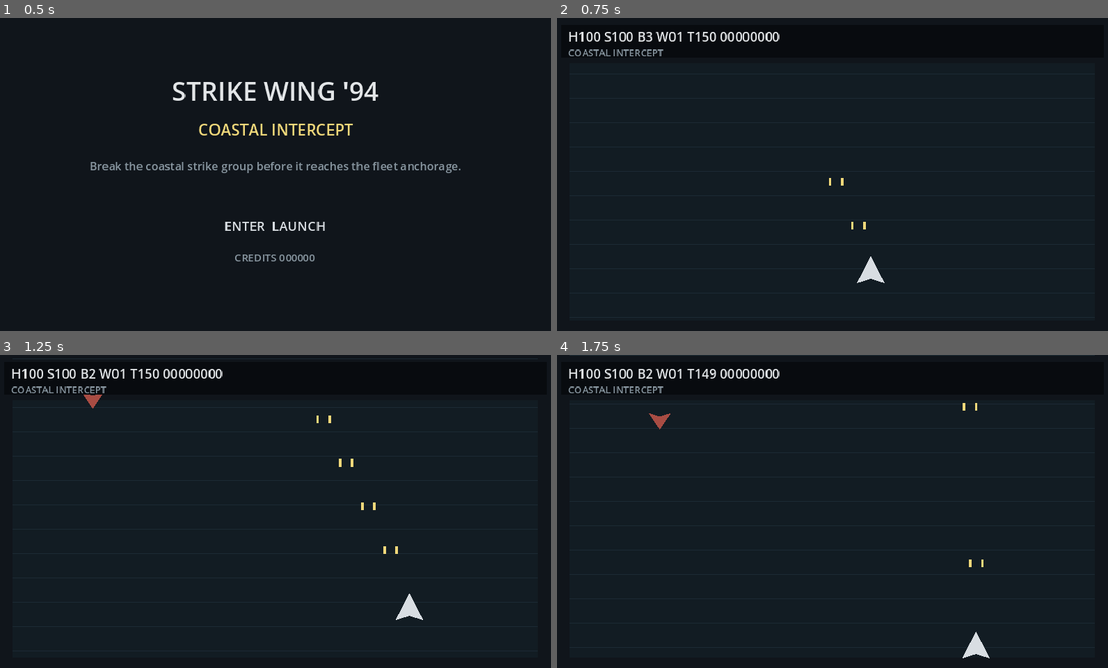
Above: before the commit, frames 1-4 (two rows, left to right).
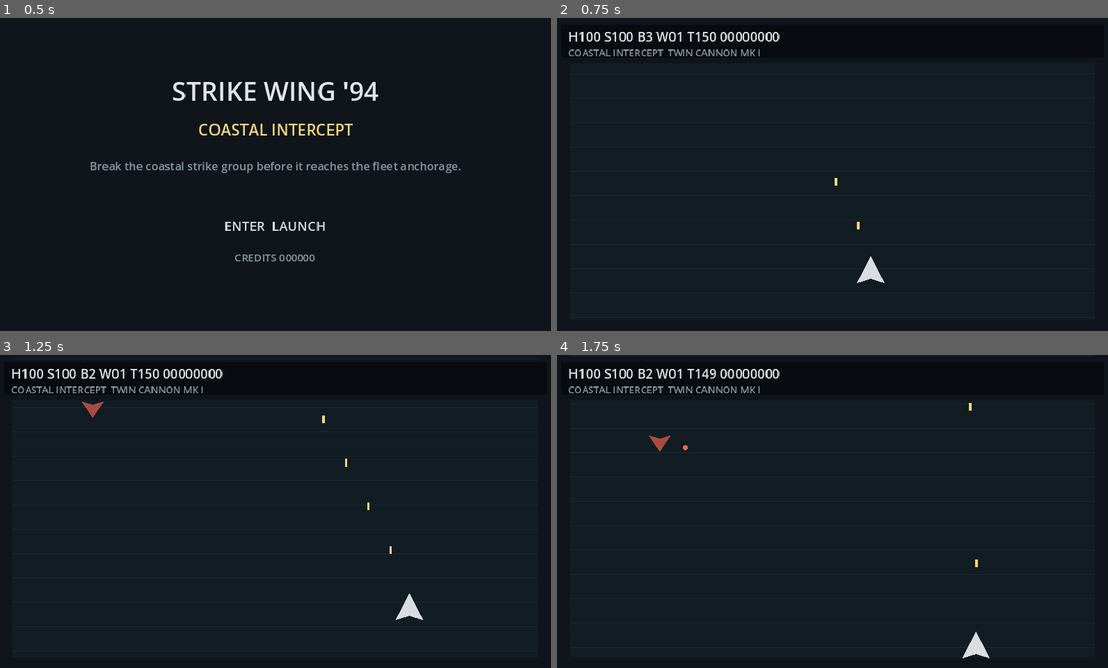
Above: after the commit, the same moments.

Repository: EVAVO-STUDIO/godot-462-strike-wing-94
Game: Godot game, scene res://scenes/main.tscn
Two runs of this game, one before a commit and one after it. Both use one fixed random seed, a clock stepped at 60 frames per second and the inputs below.
Inputs:
- Up to frame 1 (0.5 s): no input
- Up to frame 2 (0.75 s): tap Enter (confirm) at 0.5 s; hold D (move_right) from 0.53 s (still down); hold Space (fire_primary) from 0.53 s (still down)
- Up to frame 3 (1.25 s): keep holding D (move_right); keep holding Space (fire_primary); tap X (fire_secondary) at 0.8 s
- Up to frame 4 (1.75 s): release D (move_right) at 1.28 s; release Space (fire_primary) at 1.28 s; hold S (move_down) from 1.28 s (still down); tap X (fire_secondary) at 1.35 s; tap Space (fire_primary) at 1.55 s

Frame 1 is identical in both runs. In frame 2, 0.3% of the frame differs, in the area x 20-57%, y 10-68%; in frame 3, 0.5%, in the area x 14-73%, y 10-64%; in frame 4, 0.4%.

Commit message:
feat: deepen strike wing combat with enemy fire pickups and bosses

Diff:
--- a/scripts/main.gd
+++ b/scripts/main.gd
@@ -2,9 +2,8 @@
 
 const ContentCatalog = preload("res://scripts/content_catalog.gd")
 const CombatRules = preload("res://scripts/combat_rules.gd")
+const ProjectileRules = preload("res://scripts/projectile_rules.gd")
 const PLAYER_SPEED := 220.0
-const SHOT_COOLDOWN := 0.11
-const BULLET_SPEED := 430.0
 const PLAYFIELD := Rect2(18.0, 52.0, 604.0, 296.0)
 
 enum GamePhase { TITLE, PLAYING, RESULT }
@@ -23,11 +22,16 @@
 var bombs := 3
 var credits := 0
 var mission_index := 0
+var weapon_index := 0
+var boss_spawned := false
+var current_boss_id := ""
 var current_mission_name := "COASTAL INTERCEPT"
 var current_briefing := ""
 var result_text := ""
 var bullets: Array = []
+var enemy_bullets: Array = []
 var enemies: Array = []
+var pickups: Array = []
 var enemy_catalog: Array = []
 var weapon_catalog: Array = []
 var mission_catalog: Array = []
@@ -69,9 +73,12 @@
 	_update_player(delta)
 	_update_weapons()
 	_update_bullets(delta)
+	_update_enemy_bullets(delta)
+	_update_pickups(delta)
 	_update_enemies(delta)
 	_resolve_combat()
-	if enemy_spawn_timer <= 0.0:
+	_try_spawn_boss()
+	if enemy_spawn_timer <= 0.0 and not _boss_alive():
 		_spawn_enemy()
 		enemy_spawn_timer = CombatRules.enemy_spawn_interval(wave)
 
@@ -95,11 +102,13 @@
 		current_mission_name = "SCRAMBLE"
 		current_briefing = "Intercept all incoming hostile aircraft."
 		mission_duration = 150.0
+		current_boss_id = ""
 		return
 	var mission: Dictionary = mission_catalog[clampi(index, 0, mission_catalog.size() - 1)]
 	current_mission_name = str(mission.get("name", "SCRAMBLE")).to_upper()
 	current_briefing = str(mission.get("briefing", ""))
 	mission_duration = float(mission.get("duration_seconds", 150.0))
+	current_boss_id = str(mission.get("boss_id", ""))
 
 func _start_mission() -> void:
 	phase = GamePhase.PLAYING
@@ -109,6 +118,8 @@
 	shield = 100
 	bombs = 3
 	wave = 1
+	weapon_index = 0
+	boss_spawned = false
 	enemy_spawn_timer = 0.35
 	player_position = Vector2(320.0, 292.0)
 	_clear_combat()
@@ -125,7 +136,9 @@
 
 func _clear_combat() -> void:
 	bullets.clear()
+	enemy_bullets.clear()
 	enemies.clear()
+	pickups.clear()
 
 func _update_player(delta: float) -> void:
 	var movement := Input.get_vector("move_left", "move_right", "move_up", "move_down")
@@ -133,58 +146,140 @@
 	player_position.x = clampf(player_position.x, PLAYFIELD.position.x + 12.0, PLAYFIELD.end.x - 12.0)
 	player_position.y = clampf(player_position.y, PLAYFIELD.position.y + 16.0, PLAYFIELD.end.y - 12.0)
 
+func _active_weapon() -> Dictionary:
+	var primaries: Array = []
+	for weapon in weapon_catalog:
+		if str(weapon.get("slot", "")) == "primary":
+			primaries.append(weapon)
+	if primaries.is_empty():
+		return {"name":"Twin Cannon Mk I","damage":1,"fire_interval":0.11,"projectile_speed":430.0,"projectiles":2,"spread_degrees":0.0}
+	return primaries[weapon_index % primaries.size()]
+
 func _update_weapons() -> void:
+	var weapon := _active_weapon()
 	if Input.is_action_pressed("fire_primary") and fire_timer <= 0.0:
-		fire_timer = SHOT_COOLDOWN
-		bullets.append({"position": player_position + Vector2(-7.0, -16.0), "damage": 1})
-		bullets.append({"position": player_position + Vector2(7.0, -16.0), "damage": 1})
+		fire_timer = float(weapon.get("fire_interval", 0.11))
+		var projectile_count := maxi(1, int(weapon.get("projectiles", 1)))
+		var spread := float(weapon.get("spread_degrees", 0.0))
+		var speed := float(weapon.get("projectile_speed", 430.0))
+		var damage := int(weapon.get("damage", 1))
+		for i in range(projectile_count):
+			var angle := 0.0
+			if projectile_count > 1:
+				angle = deg_to_rad(lerpf(-spread, spread, float(i) / float(projectile_count - 1)))
+			bullets.append({"position": player_position + Vector2(0.0, -16.0), "velocity": Vector2.UP.rotated(angle) * speed, "damage": damage})
 	if Input.is_action_just_pressed("fire_secondary") and secondary_timer <= 0.0 and bombs > 0:
 		bombs -= 1
 		secondary_timer = 1.0
 		for enemy in enemies:
 			score += 75 + int(enemy["hp"]) * 25
 		enemies.clear()
+		enemy_bullets.clear()
 
 func _update_bullets(delta: float) -> void:
 	for i in range(bullets.size() - 1, -1, -1):
 		var bullet: Dictionary = bullets[i]
 		var position: Vector2 = bullet["position"]
-		position.y -= BULLET_SPEED * delta
+		position += Vector2(bullet.get("velocity", Vector2.UP * 430.0)) * delta
 		bullet["position"] = position
 		bullets[i] = bullet
-		if position.y < PLAYFIELD.position.y - 12.0:
+		if not PLAYFIELD.grow(24.0).has_point(position):
 			bullets.remove_at(i)
+
+func _update_enemy_bullets(delta: float) -> void:
+	for i in range(enemy_bullets.size() - 1, -1, -1):
+		var shot: Dictionary = enemy_bullets[i]
+		var position: Vector2 = shot["position"]
+		position += Vector2(shot["velocity"]) * delta
+		shot["position"] = position
+		enemy_bullets[i] = shot
+		if position.distance_squared_to(player_position) <= 120.0:
+			_apply_damage(int(shot.get("damage", 8)))
+			enemy_bullets.remove_at(i)
+		elif not PLAYFIELD.grow(32.0).has_point(position):
+			enemy_bullets.remove_at(i)
+
+func _update_pickups(delta: float) -> void:
+	for i in range(pickups.size() - 1, -1, -1):
+		var pickup: Dictionary = pickups[i]
+		var position: Vector2 = pickup["position"]
+		position.y += 55.0 * delta
+		pickup["position"] = position
+		pickups[i] = pickup
+		if position.distance_squared_to(player_position) <= 260.0:
+			_apply_pickup(str(pickup["kind"]))
+			pickups.remove_at(i)
+		elif position.y > PLAYFIELD.end.y + 20.0:
+			pickups.remove_at(i)
 
 func _update_enemies(delta: float) -> void:
 	for i in range(enemies.size() - 1, -1, -1):
 		var enemy: Dictionary = enemies[i]
 		enemy["age"] = float(enemy["age"]) + delta
+		enemy["fire_timer"] = float(enemy["fire_timer"]) - delta
 		var position: Vector2 = enemy["position"]
-		position.y += float(enemy["speed"]) * delta
+		var is_boss := bool(enemy.get("boss", false))
+		if is_boss and position.y < 105.0:
+			position.y += float(enemy["speed"]) * delta
+		elif not is_boss:
+			position.y += float(enemy["speed"]) * delta
 		position.x += sin(float(enemy["age"]) * float(enemy["turn_rate"]) + float(enemy["phase"])) * float(enemy["drift"]) * delta
-		position.x = clampf(position.x, PLAYFIELD.position.x + 12.0, PLAYFIELD.end.x - 12.0)
+		position.x = clampf(position.x, PLAYFIELD.position.x + 18.0, PLAYFIELD.end.x - 18.0)
 		enemy["position"] = position
+		if float(enemy["fire_timer"]) <= 0.0 and position.y > PLAYFIELD.position.y:
+			_fire_enemy_weapon(enemy)
+			enemy["fire_timer"] = ProjectileRules.enemy_fire_interval(str(enemy.get("weapon", "single_burst")), wave)
 		enemies[i] = enemy
-		if position.y > PLAYFIELD.end.y + 22.0:
+		if not is_boss and position.y > PLAYFIELD.end.y + 22.0:
 			enemies.remove_at(i)
+
+func _fire_enemy_weapon(enemy: Dictionary) -> void:
+	var origin: Vector2 = enemy["position"]
+	var weapon_id := str(enemy.get("weapon", "single_burst"))
+	var speed := ProjectileRules.enemy_projectile_speed(weapon_id)
+	var damage := 8 if not bool(enemy.get("boss", false)) else 14
+	var velocity := ProjectileRules.enemy_shot_velocity(origin, player_position, speed)
+	enemy_bullets.append({"position":origin,"velocity":velocity,"damage":damage})
+	if weapon_id == "twin_burst":
+		enemy_bullets.append({"position":origin,"velocity":velocity.rotated(0.16),"damage":damage})
+		enemy_bullets.append({"position":origin,"velocity":velocity.rotated(-0.16),"damage":damage})
 
 func _resolve_combat() -> void:
 	for bullet_index in range(bullets.size() - 1, -1, -1):
 		var bullet_hit := false
 		for enemy_index in range(enemies.size() - 1, -1, -1):
-			if bullets[bullet_index]["position"].distance_squared_to(enemies[enemy_index]["position"]) <= 196.0:
-				enemies[enemy_index]["hp"] -= bullets[bullet_index]["damage"]
+			if Vector2(bullets[bullet_index]["position"]).distance_squared_to(Vector2(enemies[enemy_index]["position"])) <= (420.0 if bool(enemies[enemy_index].get("boss", false)) else 196.0):
+				enemies[enemy_index]["hp"] -= int(bullets[bullet_index]["damage"])
 				bullet_hit = true
-				if enemies[enemy_index]["hp"] <= 0:
-					score += int(enemies[enemy_index]["value"])
+				if int(enemies[enemy_index]["hp"]) <= 0:
+					var destroyed: Dictionary = enemies[enemy_index]
+					score += int(destroyed["value"])
+					_maybe_drop_pickup(Vector2(destroyed["position"]), bool(destroyed.get("boss", false)))
 					enemies.remove_at(enemy_index)
 				break
 		if bullet_hit:
 			bullets.remove_at(bullet_index)
 	for enemy_index in range(enemies.size() - 1, -1, -1):
-		if enemies[enemy_index]["position"].distance_squared_to(player_position) <= 420.0:
-			_apply_damage(18)
-			enemies.remove_at(enemy_index)
+		if Vector2(enemies[enemy_index]["position"]).distance_squared_to(player_position) <= 420.0:
+			_apply_damage(24 if bool(enemies[enemy_index].get("boss", false)) else 18)
+			if not bool(enemies[enemy_index].get("boss", false)):
+				enemies.remove_at(enemy_index)
+
+func _maybe_drop_pickup(position: Vector2, guaranteed: bool = false) -> void:
+	var kind := "weapon" if guaranteed else ProjectileRules.pickup_kind_for_roll(randf())
+	if kind != "":
+		pickups.append({"position":position,"kind":kind})
+
+func _apply_pickup(kind: String) -> void:
+	match kind:
+		"shield": shield = mini(100, shield + 35)
+		"repair": hull = mini(100, hull + 25)
+		"bomb": bombs = mini(5, bombs + 1)
+		"weapon":
+			var primary_count := 0
+			for weapon in weapon_catalog:
+				if str(weapon.get("slot", "")) == "primary": primary_count += 1
+			if primary_count > 0: weapon_index = (weapon_index + 1) % primary_count
 
 func _apply_damage(amount: int) -> void:
 	var state := CombatRules.apply_shielded_damage(hull, shield, amount)
@@ -193,17 +288,41 @@
 	if hull <= 0:
 		_finish_mission(false)
 
-func _spawn_enemy() -> void:
-	var archetype: Dictionary = {}
-	if not enemy_catalog.is_empty():
-		archetype = enemy_catalog[randi() % enemy_catalog.size()]
+func _find_enemy_archetype(id: String) -> Dictionary:
+	for enemy in enemy_catalog:
+		if str(enemy.get("id", "")) == id:
+			return enemy
+	return {}
+
+func _spawn_enemy(archetype: Dictionary = {}) -> void:
+	if archetype.is_empty():
+		var candidates: Array = []
+		for item in enemy_catalog:
+			if not bool(item.get("boss", false)):
+				candidates.append(item)
+		if not candidates.is_empty(): archetype = candidates[randi() % candidates.size()]
 	var base_hp := int(archetype.get("hp", 1))
-	var hp := maxi(1, base_hp + int(wave / 5))
-	var x := randf_range(PLAYFIELD.position.x + 24.0, PLAYFIELD.end.x - 24.0)
-	var category := str(archetype.get("category", "air"))
-	var speed_bias := 0.0 if category == "ground" else (10.0 if category == "air" else -8.0)
-	var drift := 10.0 if category == "ground" else randf_range(16.0, 38.0)
-	enemies.append({"id": str(archetype.get("id", "bogey")), "category": category, "position": Vector2(x, PLAYFIELD.position.y - 18.0), "speed": float(archetype.get("speed", 72.0)) + speed_bias + float(wave) * 4.0, "drift": drift, "turn_rate": randf_range(1.1, 2.4), "phase": randf_range(0.0, TAU), "age": 0.0, "hp": hp, "value": CombatRules.destroy_value(int(archetype.get("score", 100)), wave)})
+	var is_boss := bool(archetype.get("boss", false))
+	var hp := maxi(1, base_hp + (0 if is_boss else int(wave / 5)))
+	var x := PLAYFIELD.get_center().x if is_boss else randf_range(PLAYFIELD.position.x + 24.0, PLAYFIELD.end.x - 24.0)
+	var enemy_class := str(archetype.get("class", "air"))
+	var speed_bias := 0.0 if enemy_class == "ground" else (10.0 if enemy_class == "air" else -8.0)
+	var drift := 28.0 if is_boss else (10.0 if enemy_class == "ground" else randf_range(16.0, 38.0))
+	enemies.append({"id":str(archetype.get("id", "bogey")),"category":enemy_class,"position":Vector2(x, PLAYFIELD.position.y - 18.0),"speed":float(archetype.get("speed", 72.0)) + speed_bias + (0.0 if is_boss else float(wave) * 4.0),"drift":drift,"turn_rate":0.75 if is_boss else randf_range(1.1, 2.4),"phase":randf_range(0.0, TAU),"age":0.0,"hp":hp,"value":CombatRules.destroy_value(int(archetype.get("value", 100)), wave),"weapon":str(archetype.get("weapon", "single_burst")),"fire_timer":randf_range(0.5, 1.6),"boss":is_boss})
+
+func _try_spawn_boss() -> void:
+	if boss_spawned or current_boss_id == "" or mission_time < mission_duration * 0.72:
+		return
+	var boss := _find_enemy_archetype(current_boss_id)
+	if not boss.is_empty():
+		boss_spawned = true
+		_spawn_enemy(boss)
+
+func _boss_alive() -> bool:
+	for enemy in enemies:
+		if bool(enemy.get("boss", false)):
+			return true
+	return false
 
 func _configure_input() -> void:
 	_add_key_action("move_left", KEY_A); _add_key_action("move_left", KEY_LEFT)
@@ -224,11 +343,9 @@
 func _draw() -> void:
 	draw_rect(Rect2(0, 0, 640, 360), Color("10151b"))
 	if phase == GamePhase.TITLE:
-		_draw_title()
-		return
+		_draw_title(); return
 	if phase == GamePhase.RESULT:
-		_draw_result()
-		return
+		_draw_result(); return
 	_draw_gameplay()
 
 func _draw_title() -> void:
@@ -251,13 +368,22 @@
 	for bullet in bullets:
 		var b: Vector2 = bullet["position"]
 		draw_rect(Rect2(b.x - 1.0, b.y - 6.0, 3.0, 9.0), Color("f0d87a"))
+	for shot in enemy_bullets:
+		var s: Vector2 = shot["position"]
+		draw_circle(s, 3.0, Color("e8644f"))
+	for pickup in pickups:
+		var q: Vector2 = pickup["position"]
+		draw_rect(Rect2(q.x - 5.0, q.y - 5.0, 10.0, 10.0), Color("72c7b2"), false, 2.0)
 	for enemy in enemies:
 		var e: Vector2 = enemy["position"]
-		var tone := Color("a84c43") if enemy.get("category", "air") == "air" else Color("80745d")
-		draw_colored_polygon(PackedVector2Array([e + Vector2(0, 11), e + Vector2(-13, -8), e + Vector2(0, -4), e + Vector2(13, -8)]), tone)
+		var is_boss := bool(enemy.get("boss", false))
+		var tone := Color("d05b4f") if is_boss else (Color("a84c43") if enemy.get("category", "air") == "air" else Color("80745d"))
+		var size := 1.65 if is_boss else 1.0
+		draw_colored_polygon(PackedVector2Array([e + Vector2(0, 11) * size, e + Vector2(-13, -8) * size, e + Vector2(0, -4) * size, e + Vector2(13, -8) * size]), tone)
 	var p := player_position
 	draw_colored_polygon(PackedVector2Array([p + Vector2(0, -18), p + Vector2(-16, 13), p + Vector2(0, 8), p + Vector2(16, 13)]), Color("d8dde2"))
 	draw_rect(Rect2(8, 8, 624, 38), Color("080b0f"))
 	var remaining := maxi(0, int(ceil(mission_duration - mission_time)))
+	var weapon_name := str(_active_weapon().get("name", "CANNON")).to_upper()
 	draw_string(ThemeDB.fallback_font, Vector2(16, 27), "H%03d S%03d B%01d W%02d T%03d %08d" % [hull, shield, bombs, wave, remaining, score], HORIZONTAL_ALIGNMENT_LEFT, -1, 15, Color("e3e6e8"))
-	draw_string(ThemeDB.fallback_font, Vector2(16, 44), current_mission_name, HORIZONTAL_ALIGNMENT_LEFT, -1, 11, Color("8997a1"))
+	draw_string(ThemeDB.fallback_font, Vector2(16, 44), "%s  %s" % [current_mission_name, weapon_name], HORIZONTAL_ALIGNMENT_LEFT, -1, 11, Color("8997a1"))
